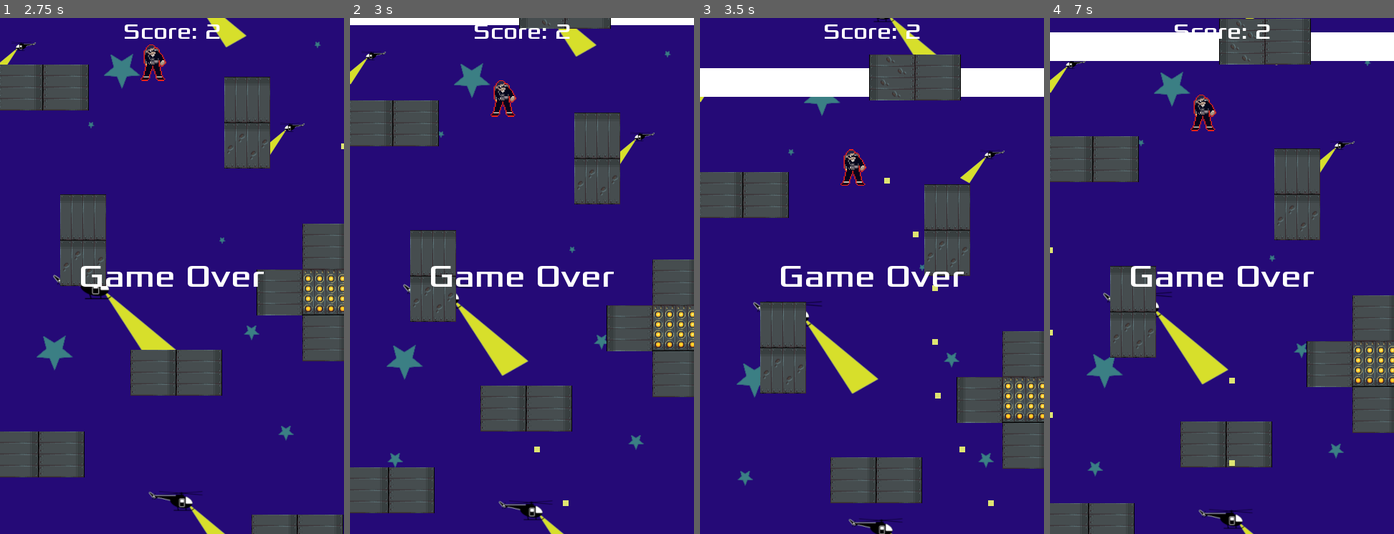
Above: before the commit, frames 1-4 (left to right).
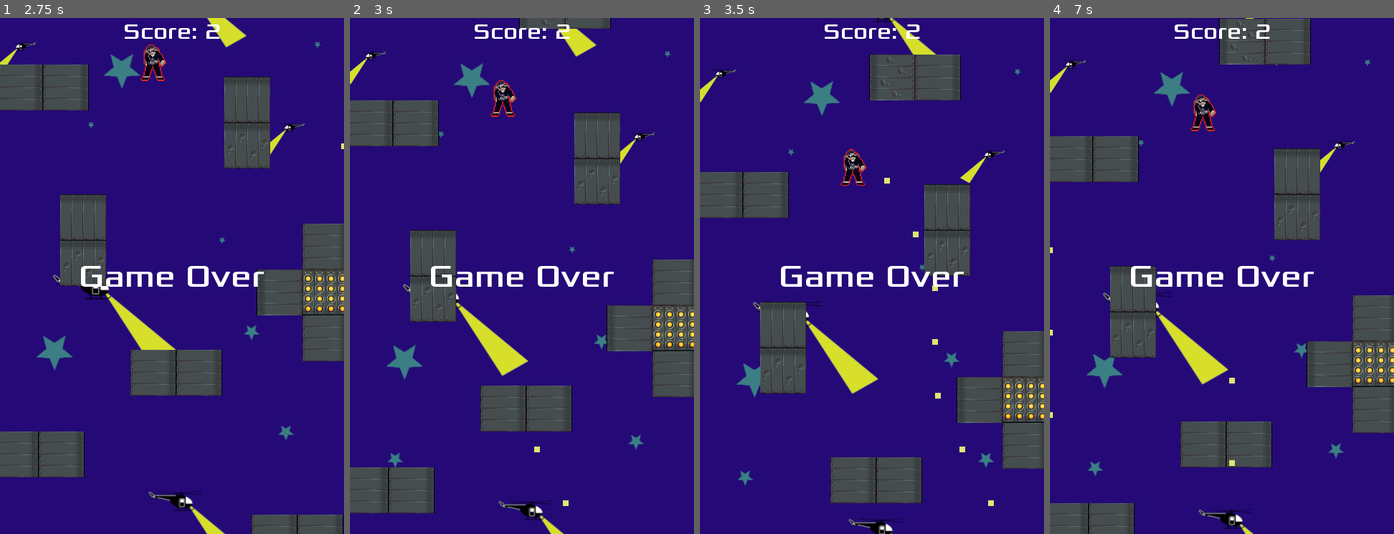
Above: after the commit, the same moments.

Repository: Harrison-Winters/Jet-Pack-Escape
Game: Godot game, scene res://Stage1.tscn
Same seed, same stepped clock (60 frames per second), same inputs: the game is played once before the commit and once after it.
Inputs:
- Up to frame 1 (2.75 s): click "START" at 0.5 s; hold Right (ui_right) 1.28-2.03 s; hold Z (shoot) 1.28-2.03 s; hold Down (ui_down) from 2.03 s (still down); tap Z (shoot) at 2.1 s
- Up to frame 2 (3 s): release Down (ui_down) at 2.78 s; hold Right (ui_right) from 2.78 s (still down); hold Z (shoot) from 2.78 s (still down)
- Up to frame 3 (3.5 s): keep holding Right (ui_right); keep holding Z (shoot)
- Up to frame 4 (7 s): release Right (ui_right) at 3.53 s; release Z (shoot) at 3.53 s; hold Up (ui_up) 3.53-4.25 s; tap Z (shoot) at 3.6, 5.85 s; click "START" at 4.25 s; hold Z (shoot) 5.03-5.78 s; hold Left (ui_left) 5.03-6.53 s; hold Down (ui_down) from 6.53 s (still down); hold Z (shoot) from 6.53 s (still down)

Frame 1 is identical in both runs. In frame 2, 1.0% of the frame differs, in the area x 0-100%, y 0-2%; in frame 3, 4.1%, in the area x 0-100%, y 9-16%; in frame 4, 4.0%.

Commit message:
Update Part1.tscn

Diff:
--- a/Jetpack Escape/Part1.tscn
+++ b/Jetpack Escape/Part1.tscn
@@ -103,9 +103,7 @@
 position = Vector2( 661, -2631 )
 
 [node name="WinArea" parent="." groups=["ObstaclesPart1"] instance=ExtResource( 4 )]
-position = Vector2( 335, -331 )
-collision_layer = 8
-collision_mask = 8
+position = Vector2( 266, -11275 )
 
 [node name="Wall52" parent="." groups=["ObstaclesPart1"] instance=ExtResource( 7 )]
 position = Vector2( 1600, -10757 )
